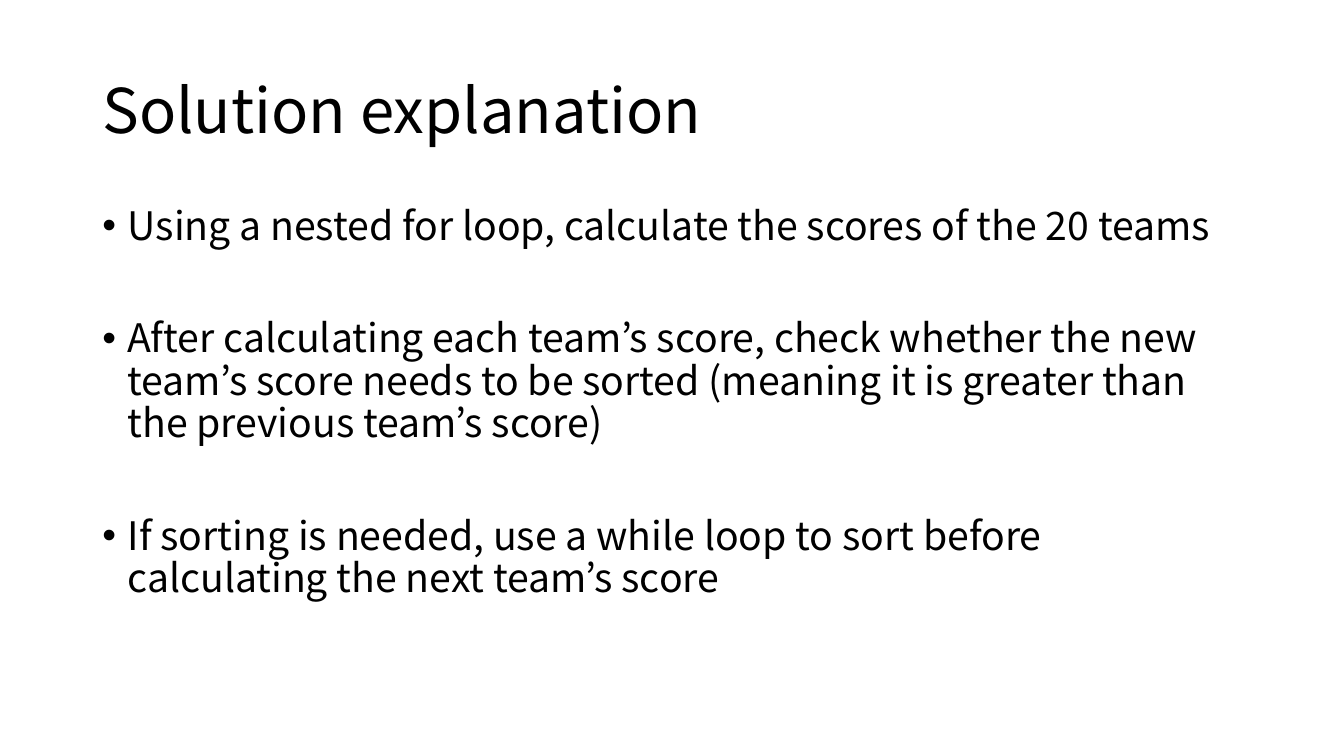
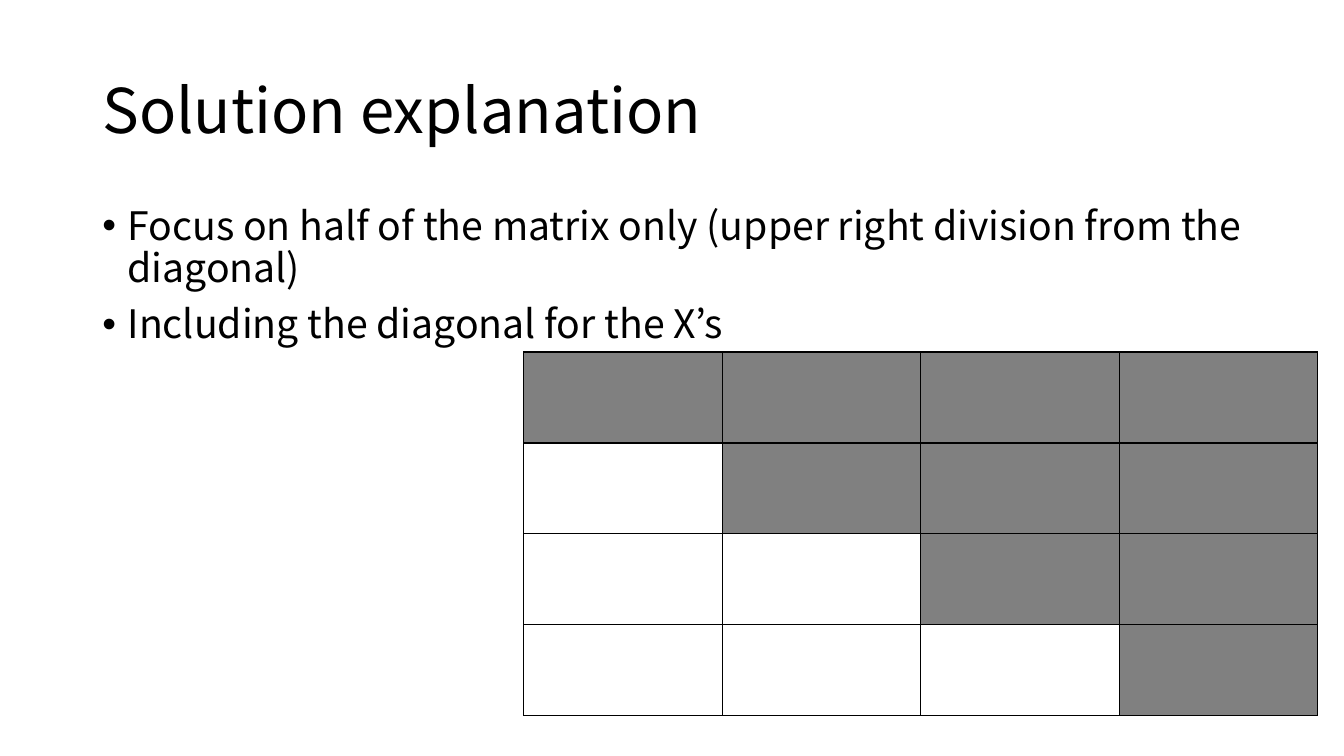
Before and after one commit to gdlee412/Problem-Solving-Techniques, a slide deck: slide 3 of 자료/Report template/Report for exercise or homework.pptx. Drawn at 1344x756 pixels with LibreOffice and Linux fonts; fonts in the diff are those of the drawing. Boxes give left, top, right and bottom in pixels: in the first picture for what was removed or moved away, otherwise in the second. Text is boxed around its words. In the diff, an @@ line names an element or a change of style, - is before the commit and + after.

```diff
--- a/자료/Report template/Report for exercise or homework.pptx
+++ b/자료/Report template/Report for exercise or homework.pptx
@@ text at box(128, 208, 1241, 348): text changed @@
-• Using a nested for loop, calculate the scores of the 20 teams
-• After calculating each team’s score, check whether the new team’s score needs to be sorted (meaning it is greater than the previous team’s score)
-• If sorting is needed, use a while loop to sort before calculating the next team’s score
+• Focus on half of the matrix only (upper right division from the diagonal)
+• Including the diagonal for the X’s
@@ table added at box(524, 352, 1319, 716), 4 rows, 4 columns @@
+ |  |  | 
+ |  |  | 
+ |  |  | 
+ |  |  | 
```
Also in this commit, not shown: 4 other slides changed, 10 slides added, 5 slides removed, 1 other file.
